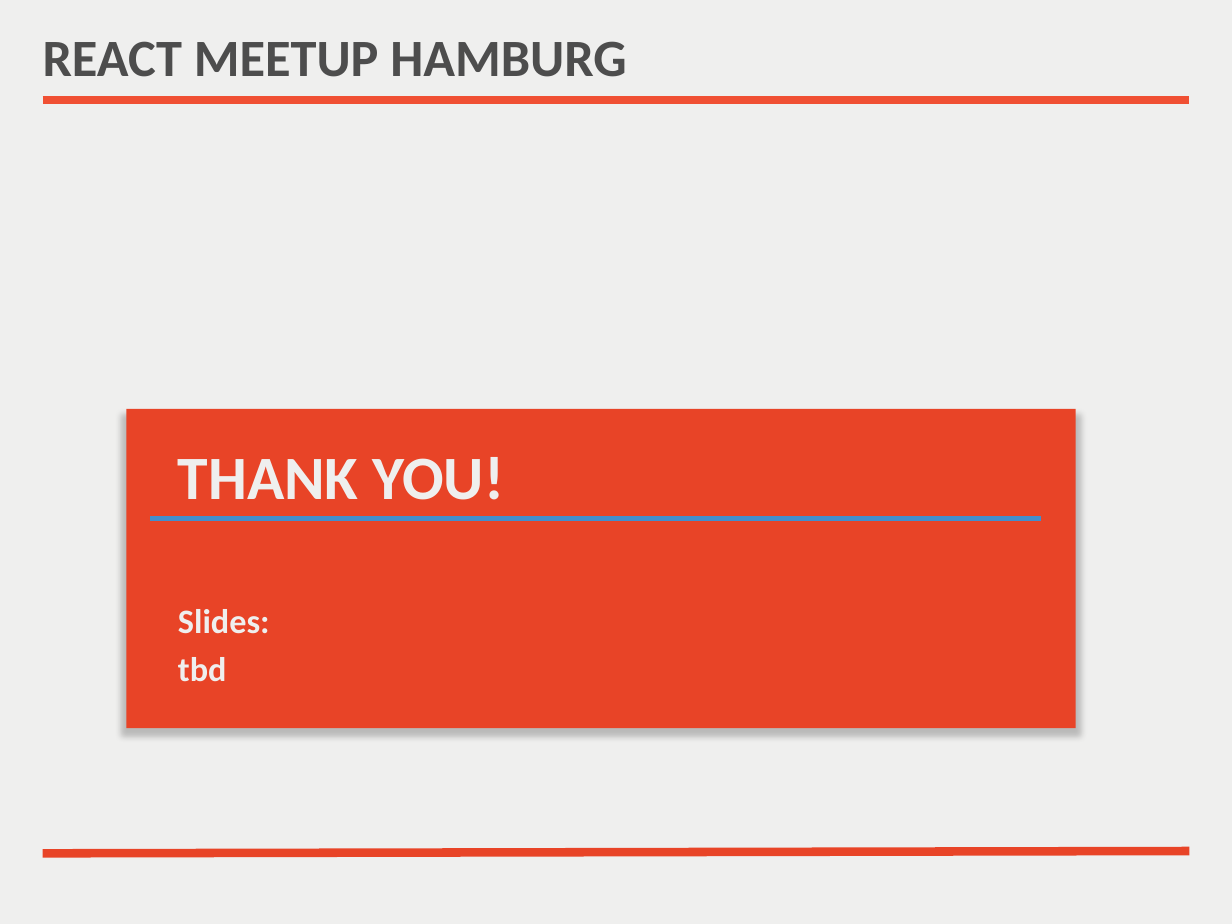
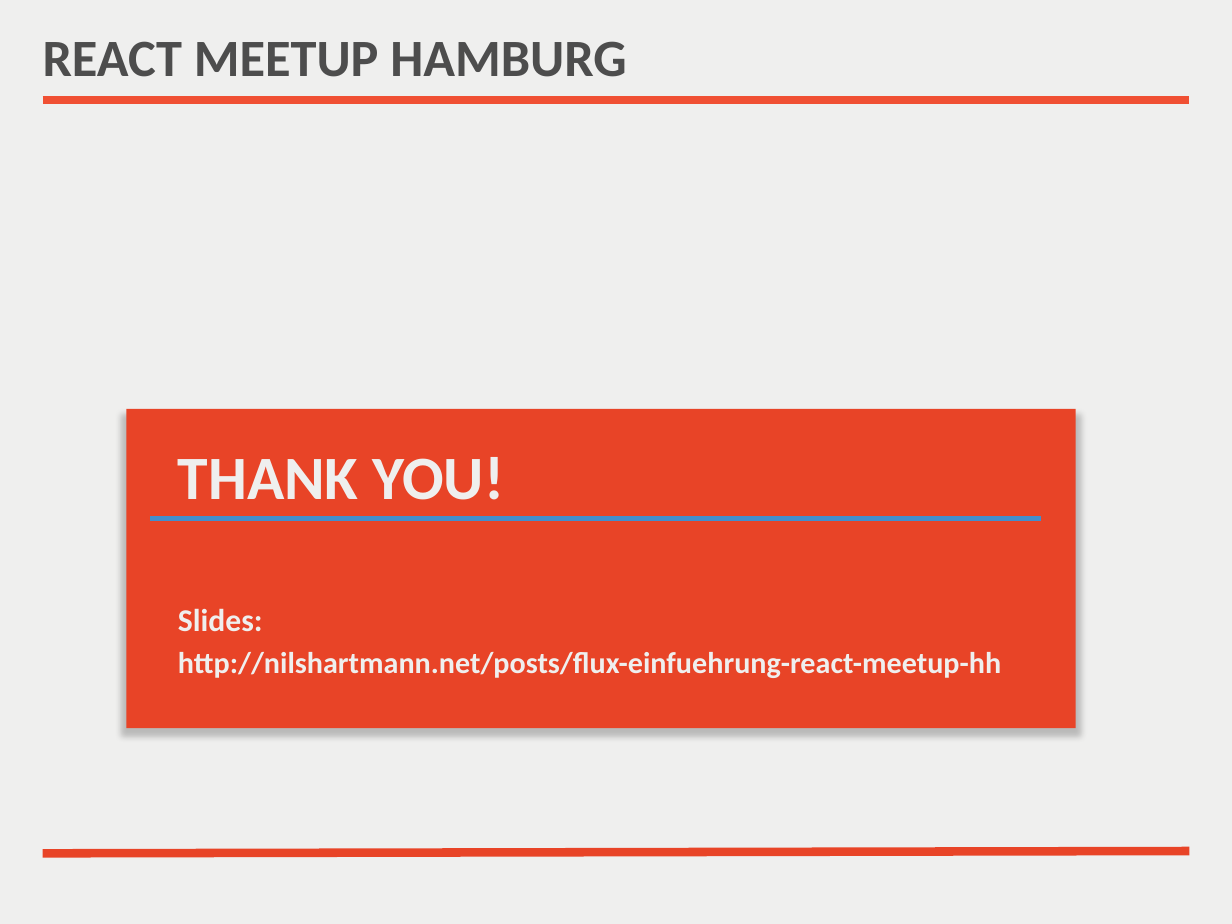
Before and after one commit to nilshartmann/react-meetup-flux, a slide deck: slide 24 of flux-introduction.pptx (slide 23 before the commit). Drawn at 1232x924 pixels with LibreOffice and Linux fonts; fonts in the diff are those of the drawing. Boxes give left, top, right and bottom in pixels: in the first picture for what was removed or moved away, otherwise in the second. Text is boxed around its words. In the diff, an @@ line names an element or a change of style, - is before the commit and + after.

```diff
--- a/flux-introduction.pptx
+++ b/flux-introduction.pptx
@@ text at (x1=178, y1=608, x2=263, y2=632): size 20 to 18.5 pt in "Slides:" @@
@@ text at (x1=178, y1=652, x2=1001, y2=678): text changed; size 20 to 17.6 pt @@
-tbd
+http://nilshartmann.net/posts/flux-einfuehrung-react-meetup-hh
```
Also in this commit, not shown: 1 slide added, 1 other file.
